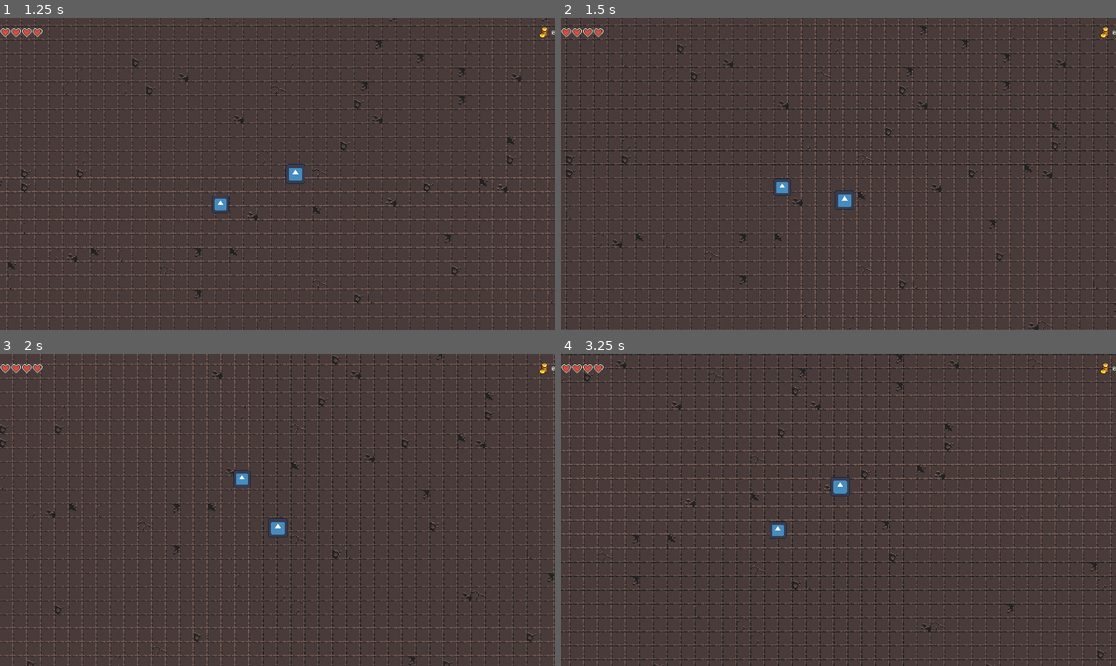
Above: before the commit, frames 1-4 (two rows, left to right).
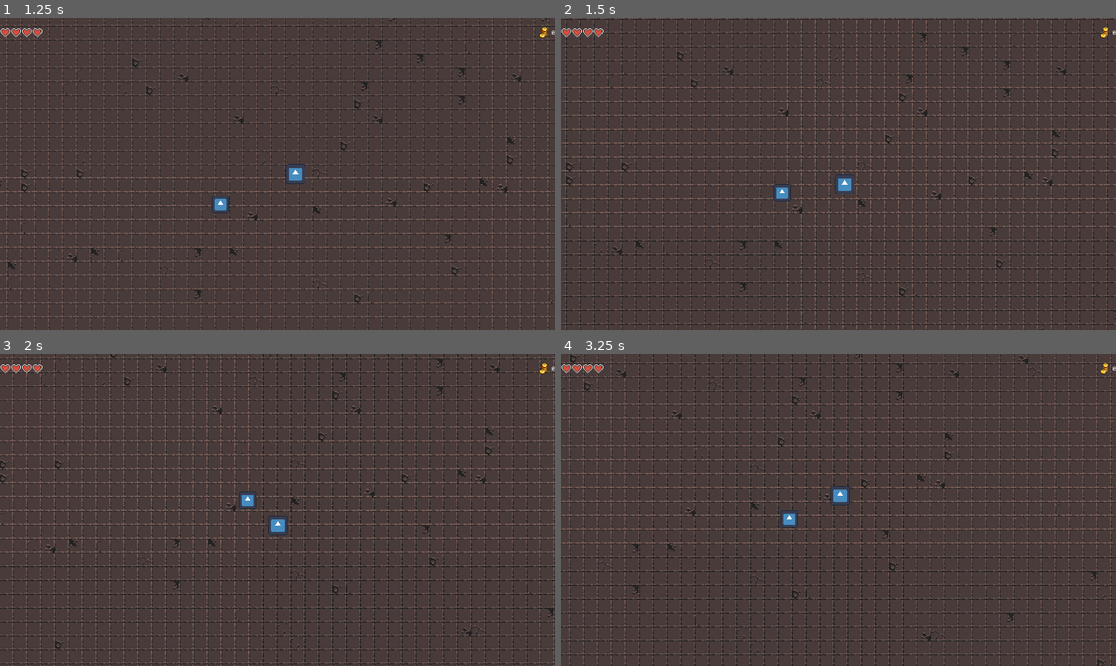
Above: after the commit, the same moments.

Repository: ErikpvDev/Proyecto-intermodular
Game: Godot game, scene res://assets/Scenes/Levels/Level01/level_01.tscn
Two runs of this game, one before a commit and one after it. Both use one fixed random seed, a clock stepped at 60 frames per second and the inputs below. The engine's default icon, where the game draws it, is replaced by a stand-in: a white triangle on a blue panel in a dark square.
Inputs:
- Up to frame 1 (1.25 s): hold D (right) from 0.53 s (still down); tap Shift (dash) at 0.6 s
- Up to frame 2 (1.5 s): release D (right) at 1.28 s; hold S (down) from 1.28 s (still down); tap Shift (dash) at 1.35 s
- Up to frame 3 (2 s): keep holding S (down)
- Up to frame 4 (3.25 s): release S (down) at 2.03 s; hold D (right) 2.03-2.78 s; tap Shift (dash) at 2.1, 2.85 s; hold W (up) from 2.78 s (still down)

Frame 1 is identical in both runs. In frame 2, 22% of the frame differs, in the area x 0-100%, y 0-100%; in frame 3, 21%; in frame 4, 23%.

Commit message:
Dash con cooldown , UI en Level01

Diff:
--- a/assets/Scenes/Character/personaje.gd
+++ b/assets/Scenes/Character/personaje.gd
@@ -3,16 +3,16 @@
 @export var move_speed : float = 100
 
 @export var dash_speed : float = 300
-var dashing = false
+@onready var dashing = false
+var dash_available = true
 
 @export var gold_coins : int = 0
 
-@onready var health_bar: CanvasLayer = $UI/health_bar
+@onready var health_bar: CanvasLayer = $"../UI/health_bar"
 @onready var heart_object : PackedScene = preload("res://assets/Scenes/Hearts/heart.tscn")
 
 var hearts_list : Array[TextureRect]
 var health = 4
-
 
 func _ready() -> void:
 	# Gets the health bar initial hearts,appends them to the array and shows them on screen ss
@@ -22,7 +22,8 @@
 	print(hearts_list)
 
 	# Sets Gold to it's initial value
-	$UI/Gold/HBoxContainer/Label.text=str(gold_coins)
+	var gold_coins_number=$"../UI/Gold/HBoxContainer/Label"
+	gold_coins_number.text=str(gold_coins)
 
 func take_damage(damage: int) -> void:
 	# if health is over 0, subtract the damage value
@@ -40,10 +41,10 @@
 		else:
 			hearts_list[i].get_child(0).play("damaged")
 	# Check if it's the last heart and if so play the "beating" animation if not play the "idle" animation
-	if health == 1:
+	if health > 1:
+		hearts_list[0].get_child(0).play("idle")
+	else:
 		hearts_list[0].get_child(0).play("beating")
-	elif health > 1:
-		hearts_list[0].get_child(0).play("idle")
 
 func add_heart(cant: int)  -> void:
 	# Add the parameter cant to health
@@ -61,8 +62,12 @@
 	)
 	# If the dashing key is pressed activates the dashing status and starts a timer
 	if Input.is_action_just_pressed("dash"):
-		dashing=true
-		$dash_timer.start()
+		if dash_available:
+			dashing=true
+			dash_available=false
+			$dash_timer.start()
+			$dash_cooldown_timer.start()
+
 	# Check if dashing and if so change the value to the dashing speed
 	var current_speed_mod = move_speed
 	if dashing:
@@ -73,6 +78,7 @@
 		velocity = input_direction.normalized() * current_speed_mod
 	else:
 		velocity = input_direction * current_speed_mod
+
 	move_and_slide()
 
 func _on_area_2d_body_entered(_body: Node2D) -> void:
@@ -81,3 +87,7 @@
 # Dashing status turning false after timer runs out
 func _on_dash_timer_timeout() -> void:
 	dashing=false
+
+
+func _on_dash_cooldown_timer_timeout() -> void:
+	dash_available=true
--- a/assets/Scenes/Character/personaje.tscn
+++ b/assets/Scenes/Character/personaje.tscn
@@ -1,8 +1,7 @@
-[gd_scene load_steps=5 format=3 uid="uid://p0hbqo51nej1"]
+[gd_scene load_steps=4 format=3 uid="uid://p0hbqo51nej1"]
 
 [ext_resource type="Texture2D" uid="uid://c1tp7pqe622b5" path="res://icon.svg" id="1_cs5dr"]
 [ext_resource type="Script" uid="uid://dlb0vba8x21kc" path="res://assets/Scenes/Character/personaje.gd" id="1_hlutc"]
-[ext_resource type="PackedScene" uid="uid://bam0ik66tfskr" path="res://assets/Scenes/UI/ui.tscn" id="2_l1dng"]
 
 [sub_resource type="RectangleShape2D" id="RectangleShape2D_cs5dr"]
 size = Vector2(23, 22.5)
@@ -10,8 +9,6 @@
 [node name="Character" type="CharacterBody2D" groups=["character"]]
 z_index = 100
 script = ExtResource("1_hlutc")
-
-[node name="UI" parent="." instance=ExtResource("2_l1dng")]
 
 [node name="Sprite2D" type="Sprite2D" parent="."]
 position = Vector2(4.7683716e-07, 4.7683716e-07)
@@ -34,5 +31,8 @@
 [node name="dash_timer" type="Timer" parent="."]
 wait_time = 0.2
 
+[node name="dash_cooldown_timer" type="Timer" parent="."]
+
 [connection signal="body_entered" from="Area2D" to="." method="_on_area_2d_body_entered"]
 [connection signal="timeout" from="dash_timer" to="." method="_on_dash_timer_timeout"]
+[connection signal="timeout" from="dash_cooldown_timer" to="." method="_on_dash_cooldown_timer_timeout"]
--- a/assets/Scenes/Gold/Gold.tscn
+++ b/assets/Scenes/Gold/Gold.tscn
@@ -6,7 +6,7 @@
 [node name="CanvasLayer" type="CanvasLayer"]
 
 [node name="HBoxContainer" type="HBoxContainer" parent="."]
-anchors_preset = -1
+anchors_preset = 1
 anchor_left = 1.0
 anchor_right = 1.0
 offset_left = -56.0
--- a/assets/Scenes/Levels/Level01/level_01.tscn
+++ b/assets/Scenes/Levels/Level01/level_01.tscn
@@ -1,6 +1,7 @@
-[gd_scene load_steps=5 format=4 uid="uid://dafx2m02alpy5"]
+[gd_scene load_steps=6 format=4 uid="uid://dafx2m02alpy5"]
 
 [ext_resource type="PackedScene" uid="uid://0gr62tvei2rq" path="res://assets/Scenes/Levels/Level01/Level01.tscn" id="1_ixfmw"]
+[ext_resource type="PackedScene" uid="uid://bam0ik66tfskr" path="res://assets/Scenes/UI/ui.tscn" id="2_0vwiw"]
 [ext_resource type="PackedScene" uid="uid://p0hbqo51nej1" path="res://assets/Scenes/Character/personaje.tscn" id="2_uhf17"]
 [ext_resource type="PackedScene" uid="uid://qffsk1wiwj24" path="res://assets/Scenes/Enemies/enemigo.tscn" id="3_fg2k8"]
 
@@ -9,23 +10,22 @@
 [node name="Level01" instance=ExtResource("1_ixfmw")]
 y_sort_enabled = true
 
-[node name="TileMapLayer" parent="." index="0"]
+[node name="UI" parent="." index="0" instance=ExtResource("2_0vwiw")]
+
+[node name="TileMapLayer" parent="." index="1"]
 z_as_relative = false
 tile_map_data = PackedByteArray("AAACAAIAAQABAAQAAAACAAMAAQABAAQAAAADAAMAAQABAAQAAAADAAQAAQABAAQAAAAEAAQAAQABAAQAAAAEAA …(130512 unchanged characters)…
 
-[node name="Character" parent="." index="1" instance=ExtResource("2_uhf17")]
+[node name="Character" parent="." index="2" instance=ExtResource("2_uhf17")]
 z_index = 1
 z_as_relative = false
 y_sort_enabled = true
 position = Vector2(-5, -5)
-move_speed = null
-dash_speed = null
-gold_coins = null
 
-[node name="Enemy" parent="." index="2" instance=ExtResource("3_fg2k8")]
+[node name="Enemy" parent="." index="3" instance=ExtResource("3_fg2k8")]
 position = Vector2(-33, 104)
 
-[node name="Collisions" type="StaticBody2D" parent="." index="3"]
+[node name="Collisions" type="StaticBody2D" parent="." index="4"]
 
 [node name="ColisionIzquierda" type="CollisionShape2D" parent="Collisions" index="0"]
 position = Vector2(-621, 109)
--- a/project.godot
+++ b/project.godot
@@ -49,6 +49,7 @@
 dash={
 "deadzone": 0.2,
 "events": [Object(InputEventKey,"resource_local_to_scene":false,"resource_name":"","device":-1,"window_id":0,"alt_press …(195 unchanged characters)…
+, Object(InputEventKey,"resource_local_to_scene":false,"resource_name":"","device":-1,"window_id":0,"alt_pressed":false,"shift_pressed":false,"ctrl_pressed":false,"meta_pressed":false,"pressed":false,"keycode":0,"physical_keycode":32,"key_label":0,"unicode":32,"location":0,"echo":false,"script":null)
 ]
 }
 
